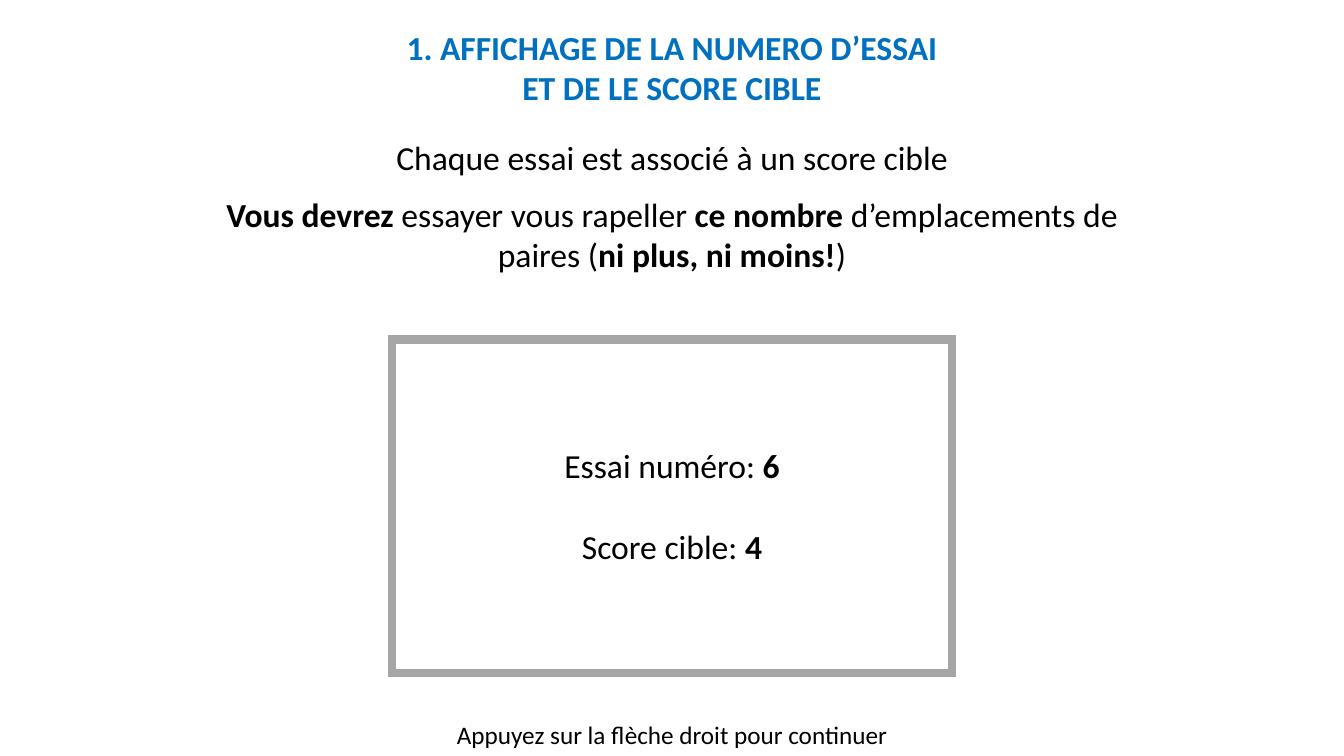
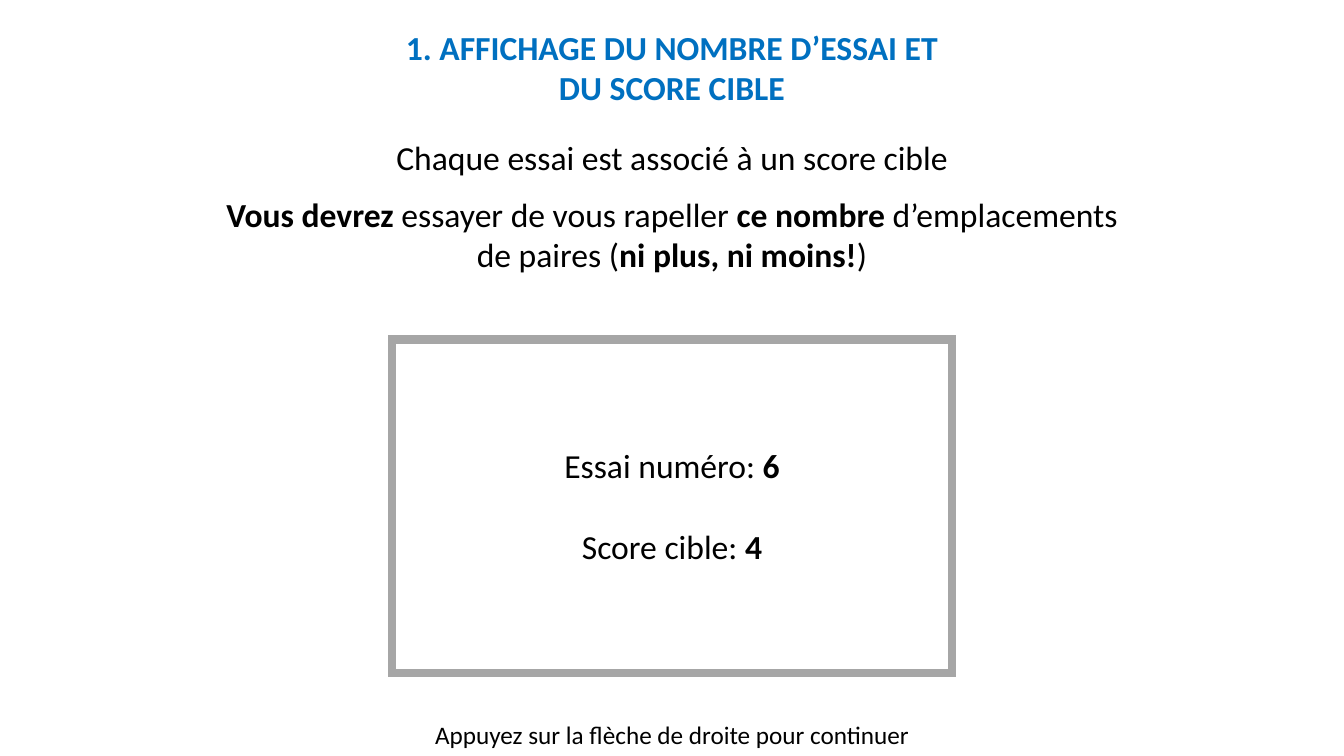
Before and after one commit to MBB-team/Online_Testing, a slide deck: slide 15 of src/Self_Efficacy/Stimuli/Instructions.pptx. Drawn at 1344x756 pixels with LibreOffice and Linux fonts; fonts in the diff are those of the drawing. Boxes give left, top, right and bottom in pixels: in the first picture for what was removed or moved away, otherwise in the second. Text is boxed around its words. In the diff, an @@ line names an element or a change of style, - is before the commit and + after.

```diff
--- a/src/Self_Efficacy/Stimuli/Instructions.pptx
+++ b/src/Self_Efficacy/Stimuli/Instructions.pptx
@@ text at box(406, 35, 938, 101): text changed @@
-1. AFFICHAGE DE LA NUMERO D’ESSAI ET DE LE SCORE CIBLE
+1. AFFICHAGE DU NOMBRE D’ESSAI ET DU SCORE CIBLE
@@ text at box(226, 203, 1118, 273): text changed @@
-Vous devrez essayer vous rapeller ce nombre d’emplacements de paires (ni plus, ni moins!)
+Vous devrez essayer de vous rapeller ce nombre d’emplacements de paires (ni plus, ni moins!)
@@ text at box(435, 726, 909, 748): text changed @@
-Appuyez sur la flèche droit pour continuer
+Appuyez sur la flèche de droite pour continuer
```
Also in this commit, not shown: 44 other slides changed, 45 other files.
